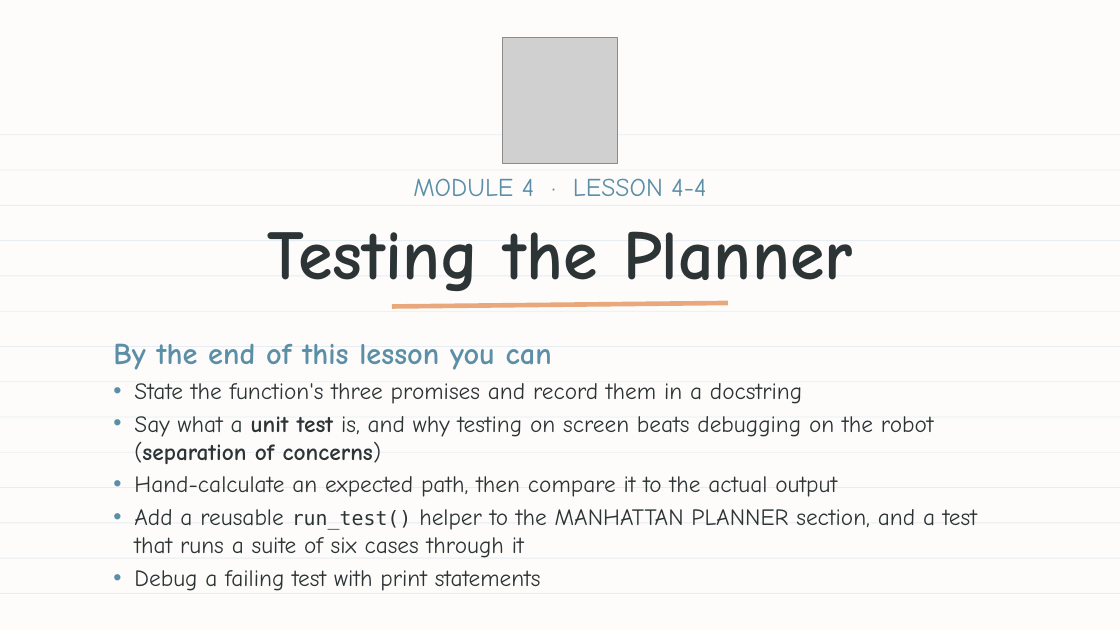
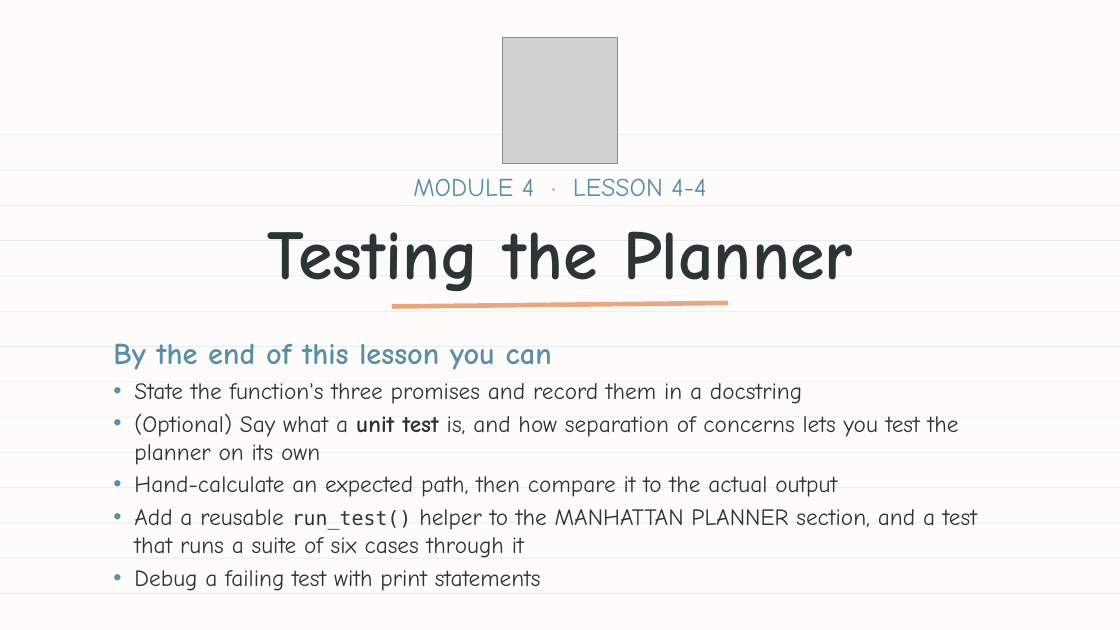
Before and after one commit to bradamiller/LearningPython, a slide deck: slide 1 of static/slides/module-04-manhattan/module-4-lesson-04-naming-and-testing-the-planner.pptx. Drawn at 1120x630 pixels with LibreOffice and Linux fonts; fonts in the diff are those of the drawing; grey boxes stand for pictures. Boxes give left, top, right and bottom in pixels: in the first picture for what was removed or moved away, otherwise in the second. Text is boxed around its words. In the diff, an @@ line names an element or a change of style, - is before the commit and + after.

```diff
--- a/static/slides/module-04-manhattan/module-4-lesson-04-naming-and-testing-the-planner.pptx
+++ b/static/slides/module-04-manhattan/module-4-lesson-04-naming-and-testing-the-planner.pptx
@@ text at box(134, 413, 959, 465): text changed @@
-• Say what a unit test is, and why testing on screen beats debugging on the robot (separation of concerns)
+• (Optional) Say what a unit test is, and how separation of concerns lets you test the planner on its own
```
Also in this commit, not shown: 5 other slides changed, 2 other files.
